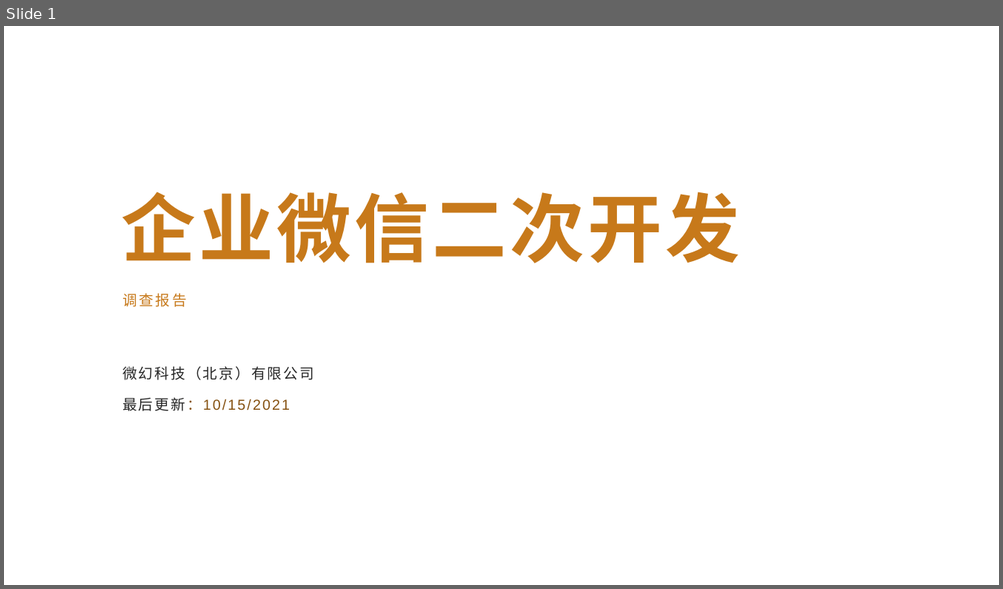
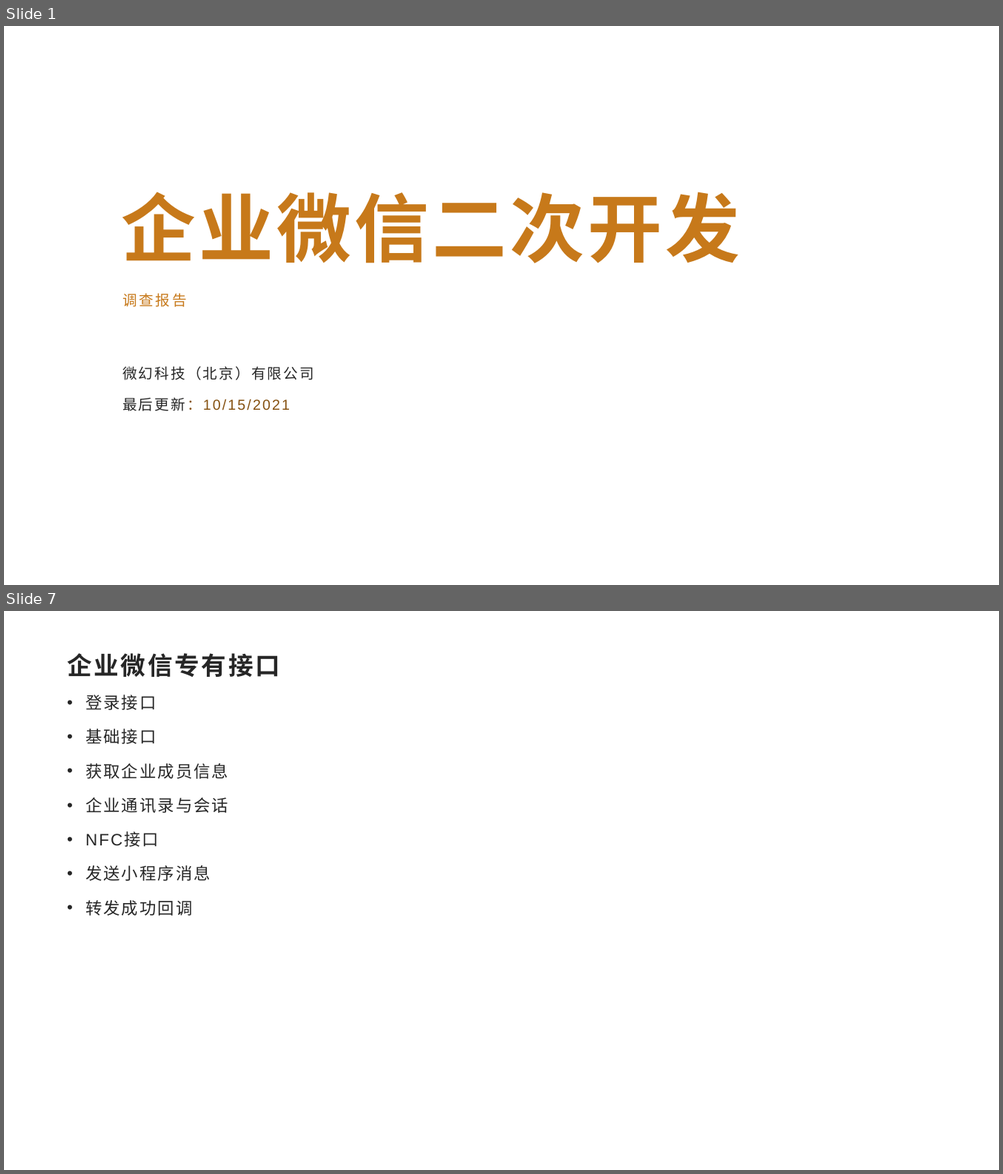
Before and after one commit to Sparks-Lu/TechNotes, a slide deck: Web/WeixinWork-Notes.pptx. Shown one above the other, each under a label of ours: slide 1 before the commit, slides 1 and 7 after it; the slides between them are not shown. The pictures are 1003x589 and 1003x1174 pixels, drawn with LibreOffice and Linux fonts; fonts in the diff are those of the drawing; background and template pictures are left out. Boxes give left, top, right and bottom in pixels: in the first picture for what was removed or moved away, otherwise in the second. Text is boxed around its words. In the diff, an @@ line names an element or a change of style, - is before the commit and + after.

```diff
--- a/Web/WeixinWork-Notes.pptx
+++ b/Web/WeixinWork-Notes.pptx
@@ slide 7 added at bbox=[4, 611, 999, 1170], background picture (left out) @@
@@ title added at bbox=[67, 653, 280, 677], 24 pt, text #262626, bold @@
+企业微信专有接口
@@ text added at bbox=[85, 695, 228, 916], 16 pt, text #262626 @@
+• 登录接口
+• 基础接口
+• 获取企业成员信息
+• 企业通讯录与会话
+• NFC接口
+• 发送小程序消息
+• 转发成功回调
```
Also in this commit, not shown: 2 slides changed, 6 other slides added, 14 other files.
